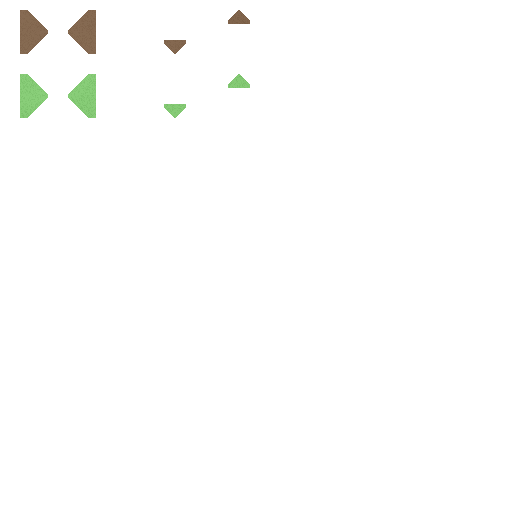
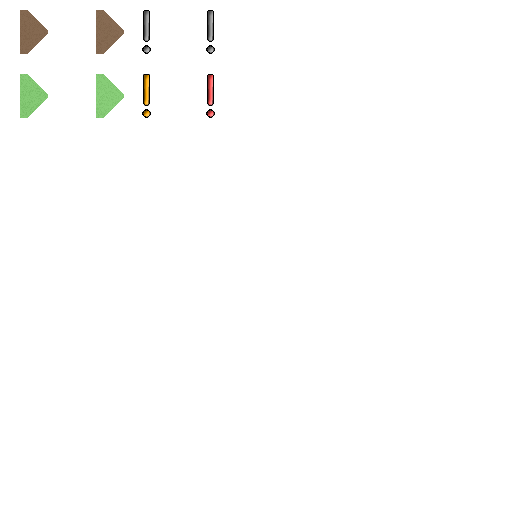
Before/after of a 512x512 layered artwork. What changed in the layer stack:
added layer "Red !" above "Yellow !" over [206, 74, 215, 118]
added layer "Yellow !" above "Gray !s" over [142, 74, 151, 118]
added layer "Gray !s" above "Button Noise - Selected" over [142, 10, 215, 54]
renamed "Button - Selected" to "Button Noise - Selected", painted on it over [20, 74, 250, 118]
renamed "Button" to "Button Noise", painted on it over [20, 10, 250, 54]
